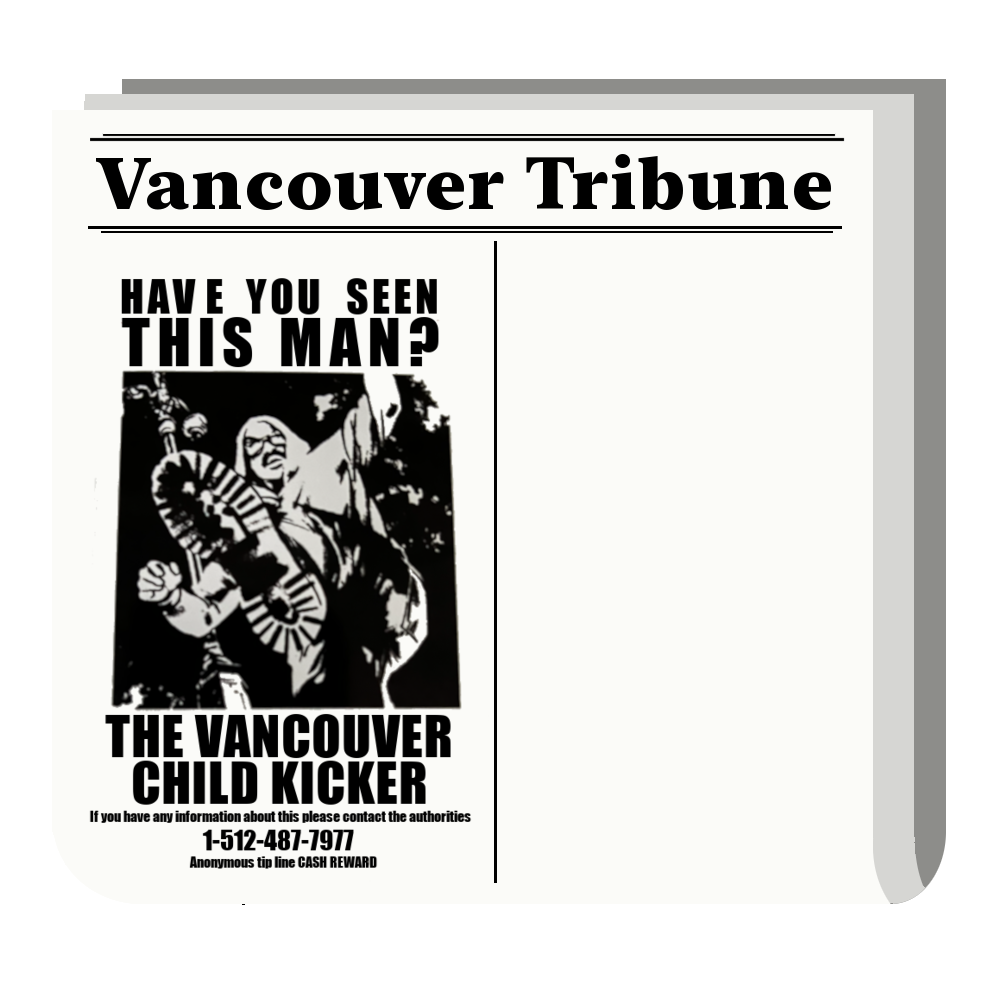
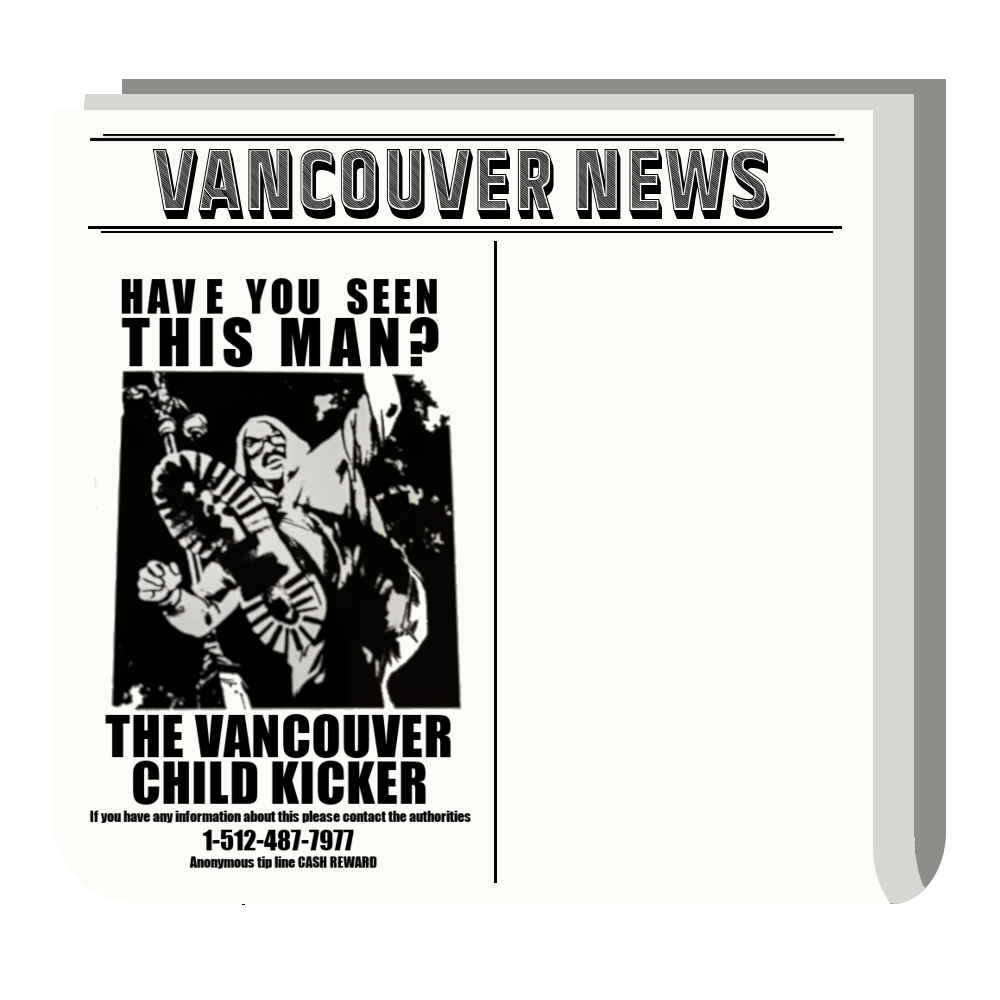
Comparing the layer stacks of the two w=1000, h=1000 images. Changes:
added layer "vancouver news" in group "Header" over [152, 149, 770, 219]
hid "Vancouver Tribune" over [96, 154, 831, 210]
